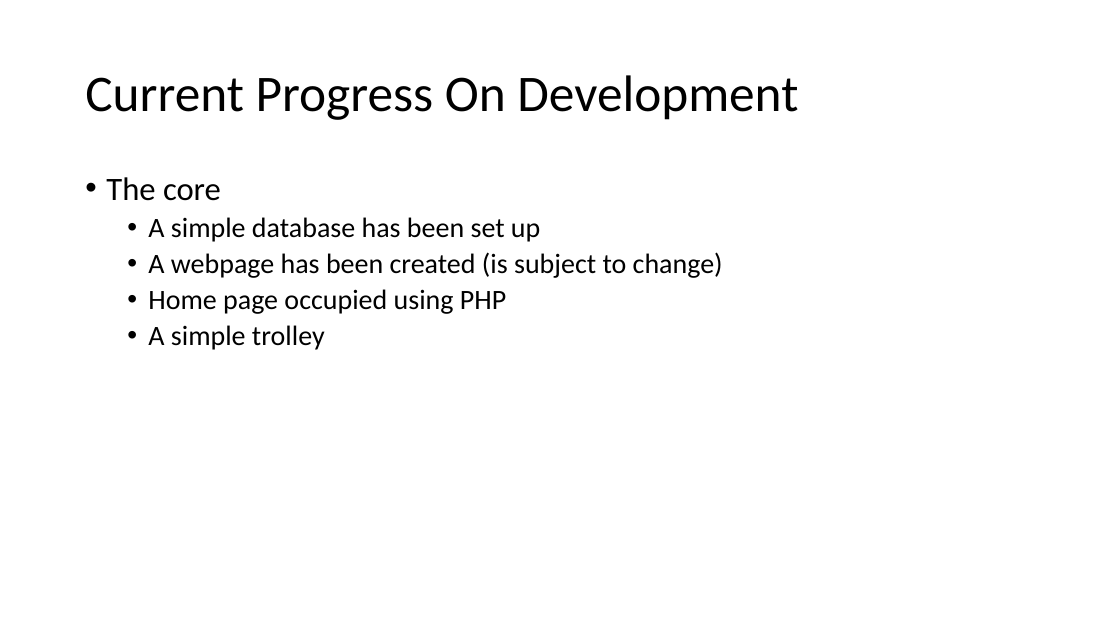
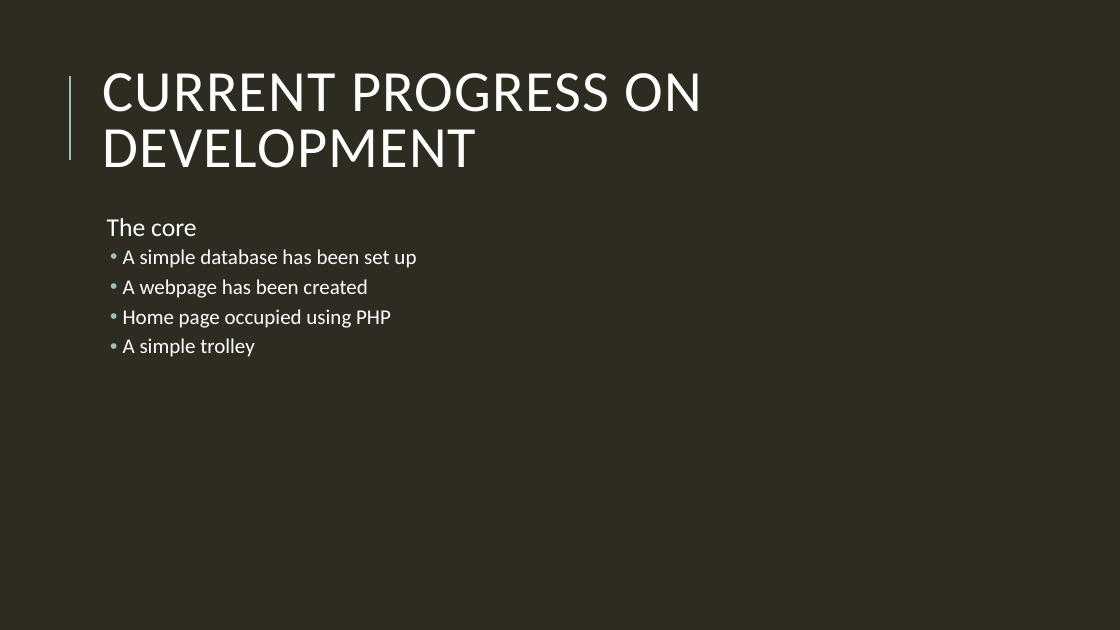
Before and after one commit to HamzaB93/UWL_Level5_Team_Project, a slide deck: slide 8 of Group_Docs/Team_Presentation_Group2.pptx (slide 9 before the commit). Drawn at 1120x630 pixels with LibreOffice and Linux fonts; fonts in the diff are those of the drawing. Boxes give left, top, right and bottom in pixels: in the first picture for what was removed or moved away, otherwise in the second. Text is boxed around its words. In the diff, an @@ line names an element or a change of style, - is before the commit and + after.

Commit message:
Hamza CORE: Added presentation.

```diff
--- a/Group_Docs/Team_Presentation_Group2.pptx
+++ b/Group_Docs/Team_Presentation_Group2.pptx
@@ background #FFFFFF to #2E2B21 @@
@@ line added from (70, 160) to (70, 76), #9CBEBD 1.5 pt @@
@@ title at (102,73,701,168): text changed; size 44 to 50 pt; text colour #000000 to #FFFFFF @@
-Current Progress On Development
+CURRENT PROGRESS ON DEVELOPMENT
@@ text "The core": place and size @@
-text "The core" at (106,177,723,350)
+text "The core" at (107,218,416,357)
@@ text at (107,218,416,357): size 28 to 22 pt in "The core"; text colour #000000 to #FFFFFF in "The core", "A simple database has been set up", "Home page occupied using PHP", "A simple trolley"; size 24 to 18 pt in "A simple database has been set up", "Home page occupied using PHP", "A simple trolley"; bullet • to  ; more space between paragraphs; indent changed @@
@@ text at (123,279,367,298): text changed; size 24 to 18 pt; text colour #000000 to #FFFFFF @@
-  • A webpage has been created (is subject to change)
+  • A webpage has been created
```
Also in this commit, not shown: 11 other slides changed, 1 slide removed.
